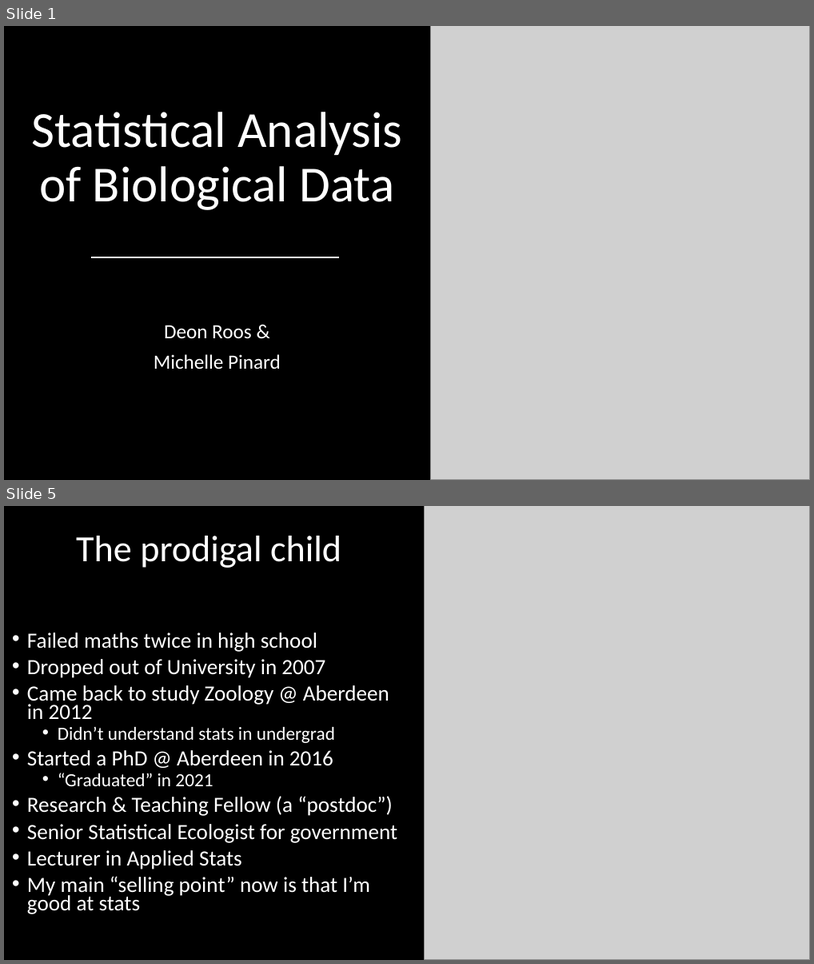
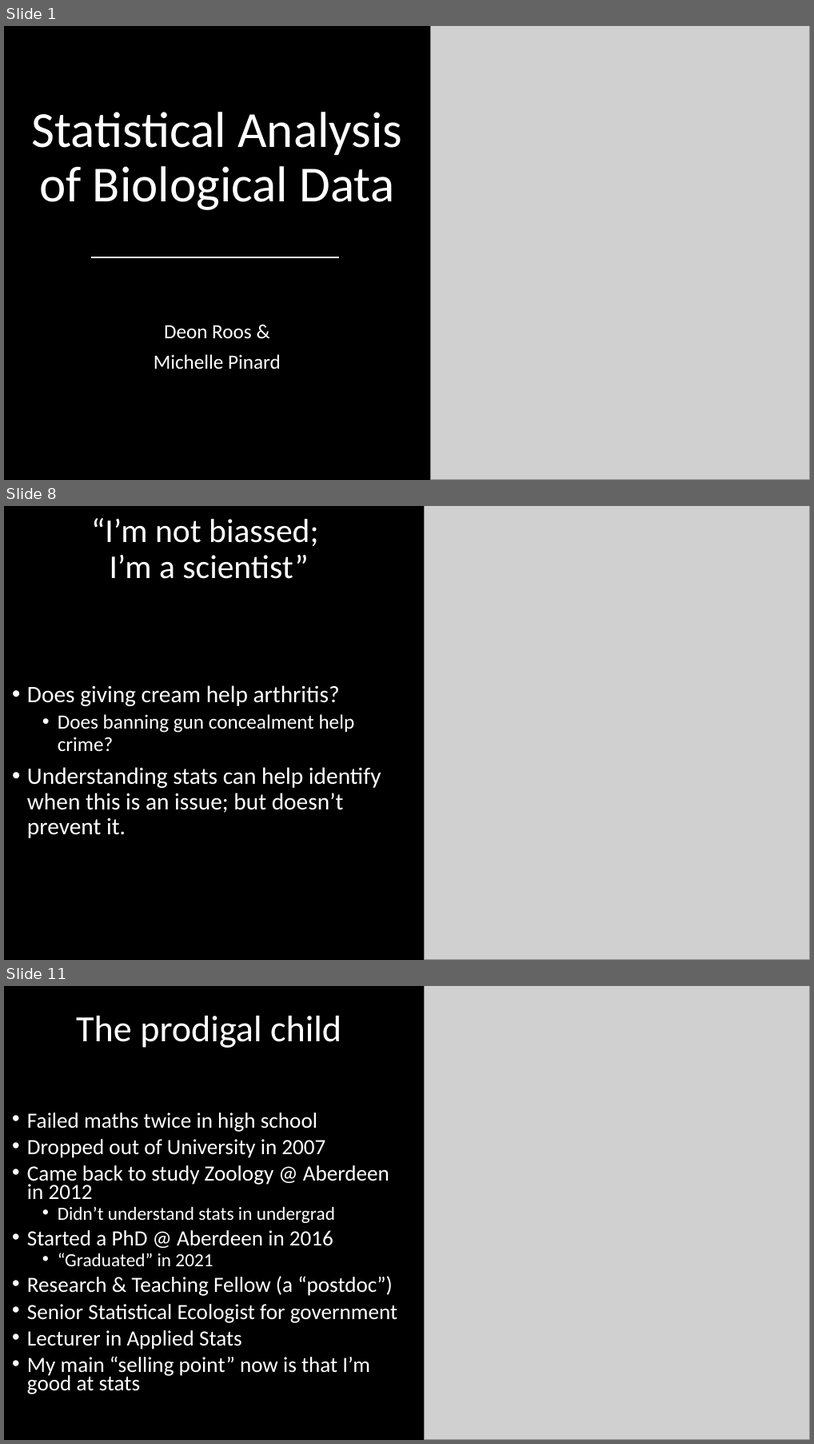
Before and after one commit to DeonRoos/stats-for-biologists, a slide deck: Lecture 1 - stats philosophy/Slides/Welcome - Lecture 1.pptx. Shown one above the other, each under a label of ours: slides 1 and 5 before the commit, slides 1, 8 and 11 after it; the slides between them are not shown. The pictures are 814x964 and 814x1444 pixels, drawn with LibreOffice and Linux fonts; fonts in the diff are those of the drawing; grey boxes stand for pictures. Boxes give left, top, right and bottom in pixels: in the first picture for what was removed or moved away, otherwise in the second. Text is boxed around its words. In the diff, an @@ line names an element or a change of style, - is before the commit and + after.

```diff
--- a/Lecture 1 - stats philosophy/Slides/Welcome - Lecture 1.pptx
+++ b/Lecture 1 - stats philosophy/Slides/Welcome - Lecture 1.pptx
@@ slide 8 added at [4, 506, 810, 960], background #000000 @@
@@ title added at [91, 518, 318, 579], 29.7 pt, text #FFFFFF @@
+“I’m not biassed;
+I’m a scientist”
@@ picture added at [425, 506, 810, 959] @@
@@ picture added at [430, 506, 810, 959] @@
@@ text added at [27, 685, 382, 838], 21 pt, text #FFFFFF @@
+• Does giving cream help arthritis?
+  • Does banning gun concealment help crime?
+• Understanding stats can help identify when this is an issue; but doesn’t prevent it.
@@ what was slide 5 is now slide 11 @@
```
Also in this commit, not shown: 3 slides changed, 5 other slides added, 1 slide removed, 9 other files.
